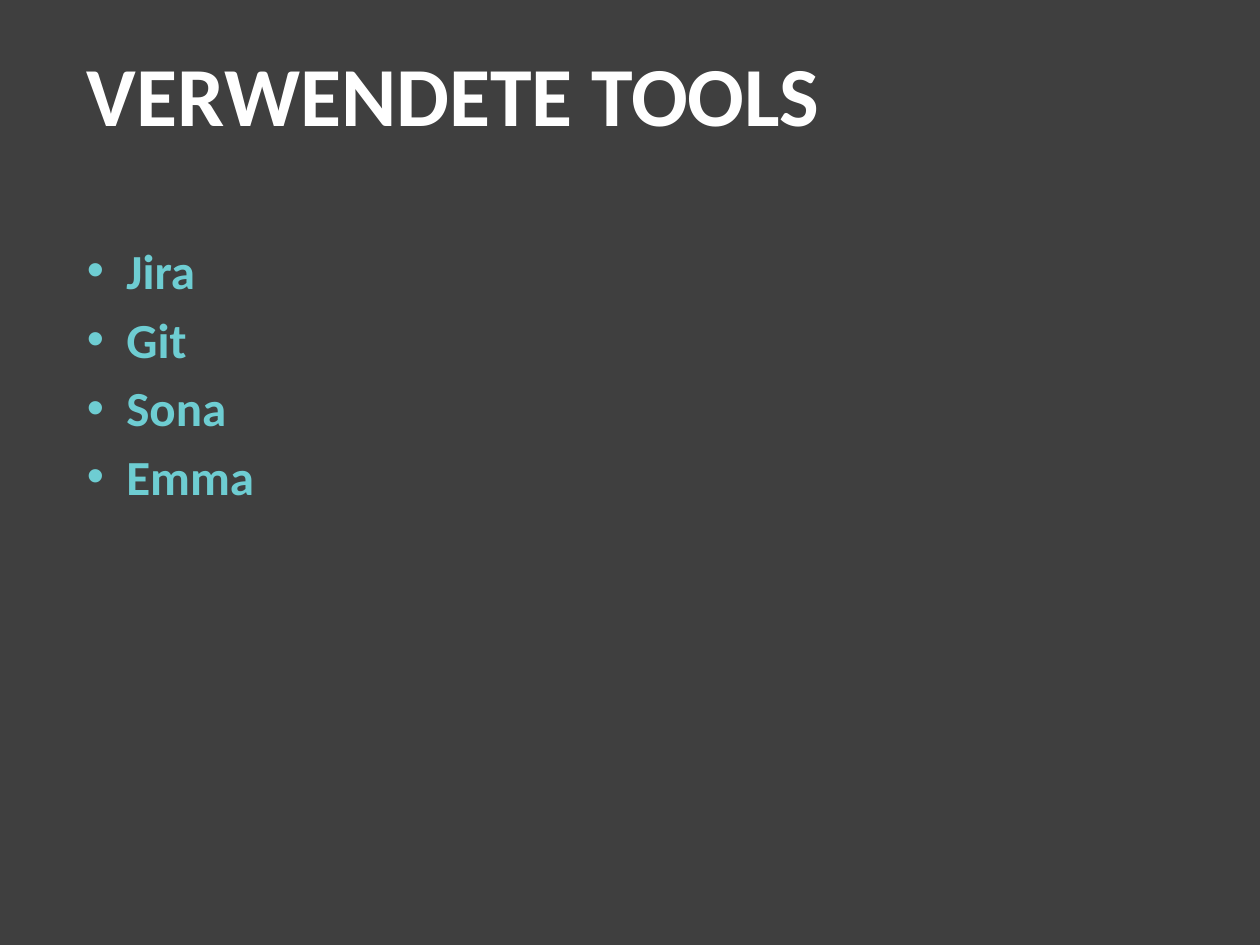
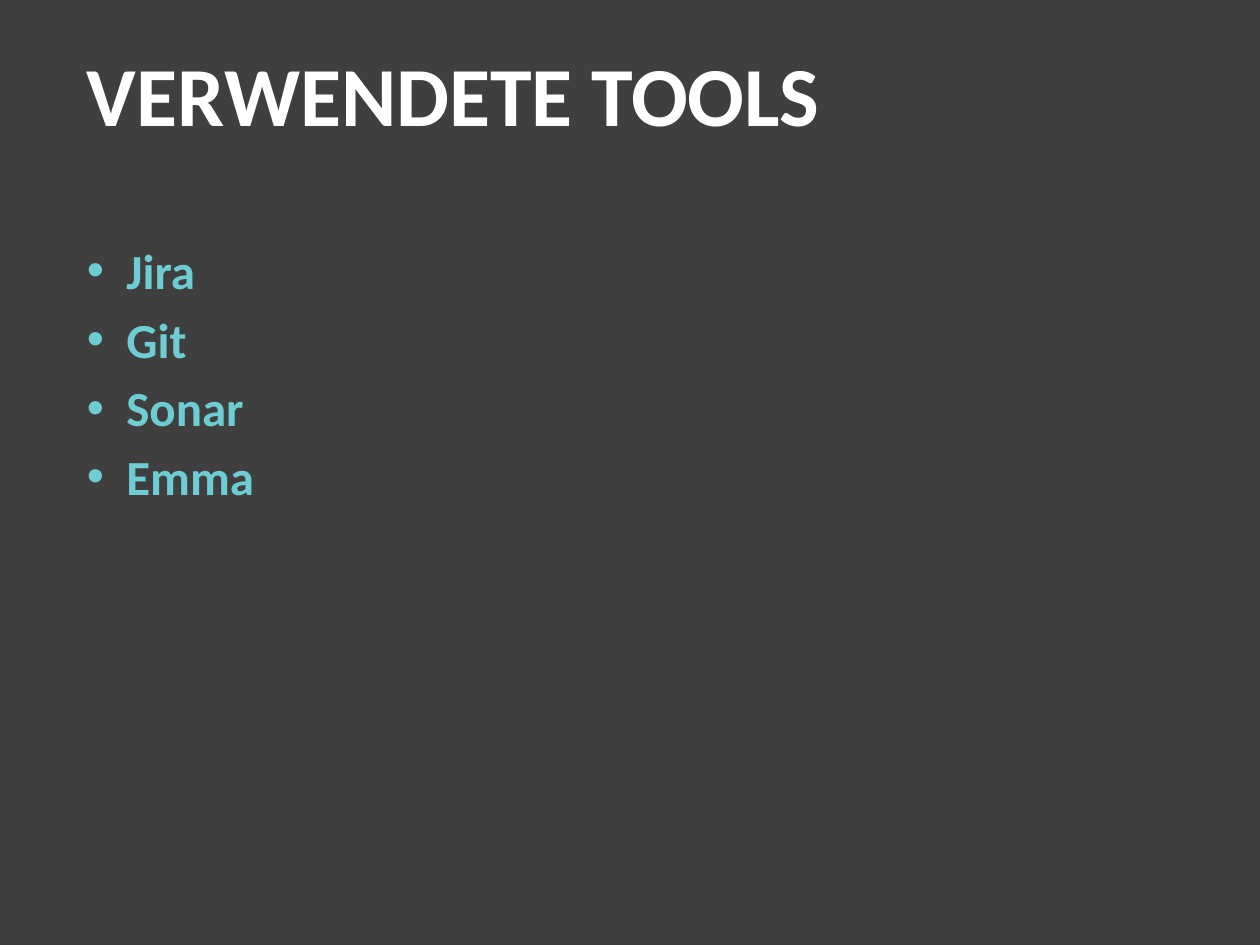
Before and after one commit to jeanin92/DieVerrueckteSightseeingtour, a slide deck: slide 8 of Presentation/abschlusspraesentation.pptx. Drawn at 1260x945 pixels with LibreOffice and Linux fonts; fonts in the diff are those of the drawing; background and template pictures are left out. Boxes give left, top, right and bottom in pixels: in the first picture for what was removed or moved away, otherwise in the second. Text is boxed around its words. In the diff, an @@ line names an element or a change of style, - is before the commit and + after.

```diff
--- a/Presentation/abschlusspraesentation.pptx
+++ b/Presentation/abschlusspraesentation.pptx
@@ text at (126,394,243,427): text changed @@
-• Sona
+• Sonar
```
Also in this commit, not shown: 6 other files.
